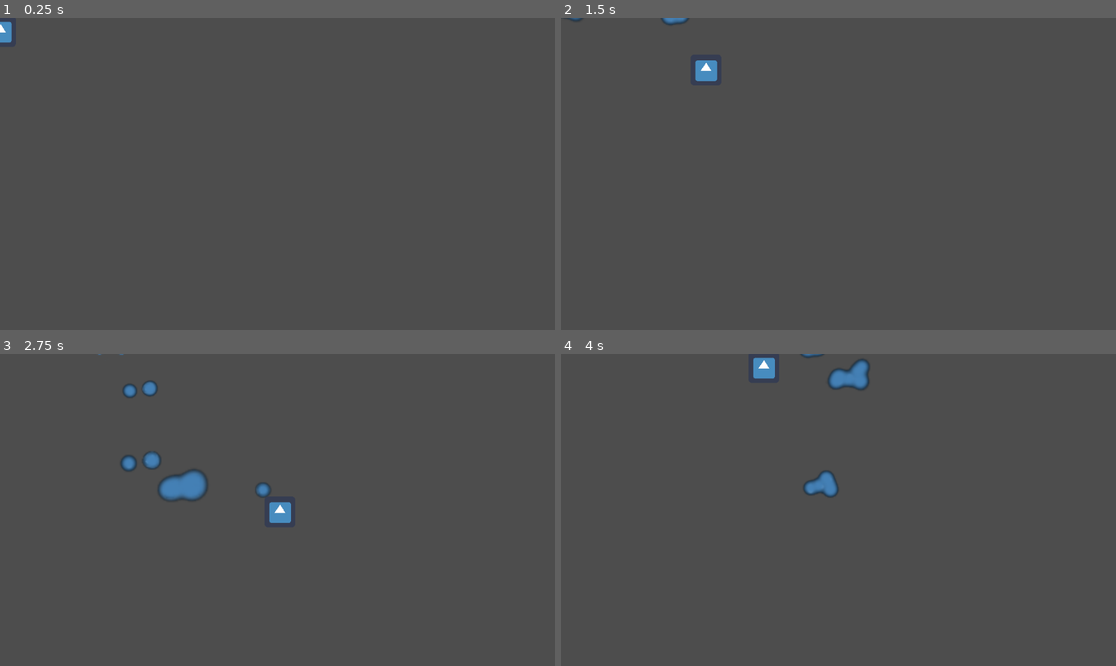
Above: before the commit, frames 1-4 (two rows, left to right).
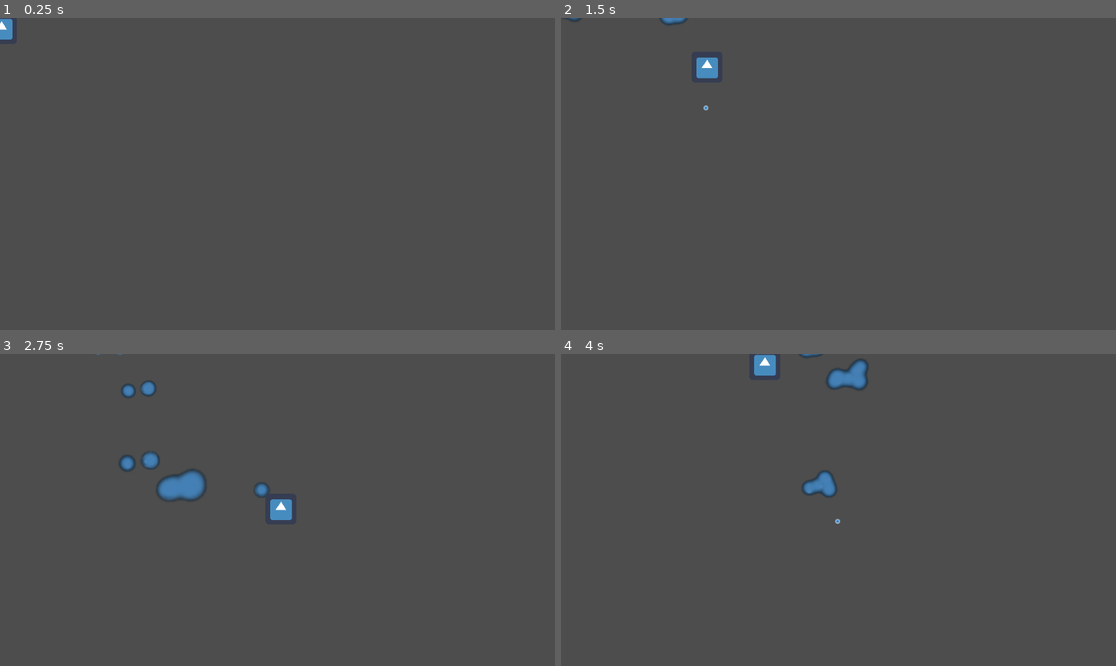
Above: after the commit, the same moments.

Repository: Kukalooka/HydrosparkRehydrated
Game: Godot game, scene res://funnygame.tscn
Two runs of this game, one before a commit and one after it. Both use one fixed random seed, a clock stepped at 60 frames per second and the inputs below. The engine's default icon, where the game draws it, is replaced by a stand-in: a white triangle on a blue panel in a dark square.
Inputs (mouse positions are in pixels of both pictures, inside the frame that each line leads up to):
- Up to frame 1 (0.25 s): no input
- Up to frame 2 (1.5 s): tap Enter at 0.5 s; move the mouse to (960, 158) at 0.52 s; hold D (right) 0.53-1.28 s; click (960, 158) at 0.6 s; move the mouse to (727, 189) at 1.27 s; hold S (down) from 1.28 s (still down); click (727, 189) at 1.35 s
- Up to frame 3 (2.75 s): move the mouse to (333, 441) at 2.02 s; release S (down) at 2.03 s; hold D (right) from 2.03 s (still down); click (333, 441) at 2.1 s
- Up to frame 4 (4 s): move the mouse to (810, 572) at 2.77 s; release D (right) at 2.78 s; hold W (up) 2.78-3.53 s; click (810, 572) at 2.85 s; move the mouse to (1005, 556) at 3.52 s; hold A (left) from 3.53 s (still down); click (1005, 556) at 3.6 s

The runs differ from the first frame. In frame 1, less than 0.1% of the frame differs, in the area x 0-3%, y 0-9%; in frame 2, 0.2%; in frame 3, 0.4%, in the area x 17-53%, y 0-55%; in frame 4, 0.4%.

Commit message:
add shooting

Diff:
--- /dev/null
+++ b/ball.gd
@@ -0,0 +1,11 @@
+extends CharacterBody2D
+
+var speed = 750
+
+func _physics_process(delta):
+	position += transform.y * speed * delta
+
+func _on_Bullet_body_entered(body):
+	if body.is_in_group("mobs"):
+		body.queue_free()
+	queue_free()
--- /dev/null
+++ b/ball.tscn
@@ -0,0 +1,16 @@
+[gd_scene load_steps=4 format=3 uid="uid://cn3ivyto8jff6"]
+
+[ext_resource type="Script" path="res://ball.gd" id="1_aond8"]
+[ext_resource type="Texture2D" uid="uid://ceige5365gohg" path="res://resources/particles.png" id="2_snw6o"]
+
+[sub_resource type="CircleShape2D" id="CircleShape2D_u2cjn"]
+radius = 5.09902
+
+[node name="CharacterBody2D" type="CharacterBody2D"]
+script = ExtResource("1_aond8")
+
+[node name="Sprite2D" type="Sprite2D" parent="."]
+texture = ExtResource("2_snw6o")
+
+[node name="CollisionShape2D" type="CollisionShape2D" parent="."]
+shape = SubResource("CircleShape2D_u2cjn")
--- /dev/null
+++ b/crosshair.gd
@@ -0,0 +1,11 @@
+extends Marker2D
+
+
+# Called when the node enters the scene tree for the first time.
+func _ready():
+	pass # Replace with function body.
+
+
+# Called every frame. 'delta' is the elapsed time since the previous frame.
+func _process(delta):
+	pass
--- a/funnygame.tscn
+++ b/funnygame.tscn
@@ -35,11 +35,15 @@
 
 [node name="GPUParticles2D" type="GPUParticles2D" parent="CharacterBody2D"]
 material = SubResource("CanvasItemMaterial_ch6od")
-position = Vector2(4, -5)
+position = Vector2(1, -5)
 process_material = SubResource("ParticleProcessMaterial_s6k4p")
 texture = ExtResource("2_dywrf")
 lifetime = 3.0
 
 [node name="Sprite2D" type="Sprite2D" parent="CharacterBody2D"]
-position = Vector2(1, 28)
+position = Vector2(3, 22)
 texture = ExtResource("2_v1xb0")
+
+[node name="crosshair" type="Marker2D" parent="CharacterBody2D"]
+position = Vector2(1, 73)
+rotation = -1.54113
--- a/player.gd
+++ b/player.gd
@@ -1,11 +1,22 @@
 extends CharacterBody2D
 
+
 @export var speed = 400
+const bulletPath = preload("res://ball.tscn")
 
 func get_input():
 	var input_direction = Input.get_vector("left", "right", "up", "down")
 	velocity = input_direction * speed
 
 func _physics_process(delta):
+	if Input.is_action_just_pressed('shot'):
+		shot()
 	get_input()
 	move_and_slide()
+
+
+func shot():
+	var bullet = bulletPath.instantiate()
+
+	get_parent().add_child(bullet)
+	bullet.position = $crosshair.global_position
--- a/project.godot
+++ b/project.godot
@@ -37,6 +37,11 @@
 "events": [Object(InputEventKey,"resource_local_to_scene":false,"resource_name":"","device":-1,"window_id":0,"alt_pressed":false,"shift_pressed":false,"ctrl_pressed":false,"meta_pressed":false,"pressed":false,"keycode":0,"physical_keycode":65,"key_label":0,"unicode":97,"echo":false,"script":null)
 ]
 }
+shot={
+"deadzone": 0.5,
+"events": [Object(InputEventMouseButton,"resource_local_to_scene":false,"resource_name":"","device":-1,"window_id":0,"alt_pressed":false,"shift_pressed":false,"ctrl_pressed":false,"meta_pressed":false,"button_mask":0,"position":Vector2(0, 0),"global_position":Vector2(0, 0),"factor":1.0,"button_index":1,"pressed":false,"double_click":false,"script":null)
+]
+}
 
 [physics]
 
